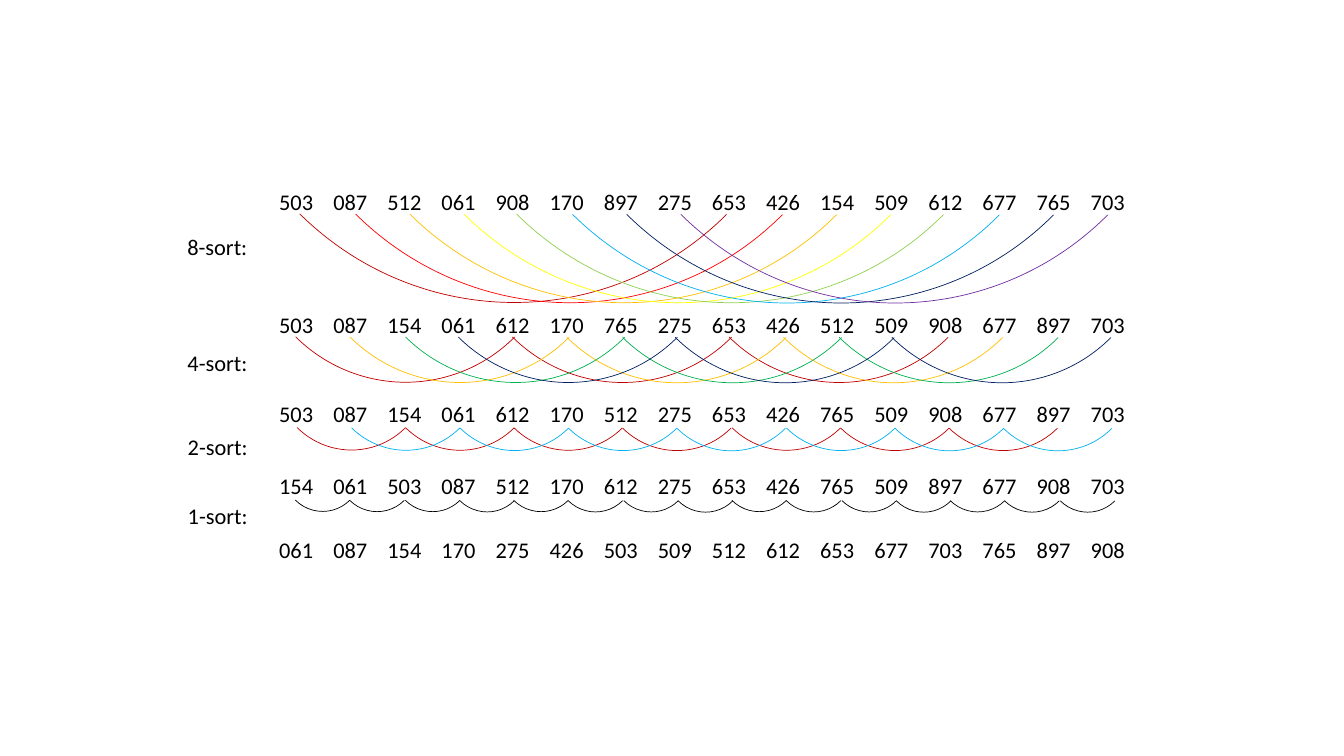
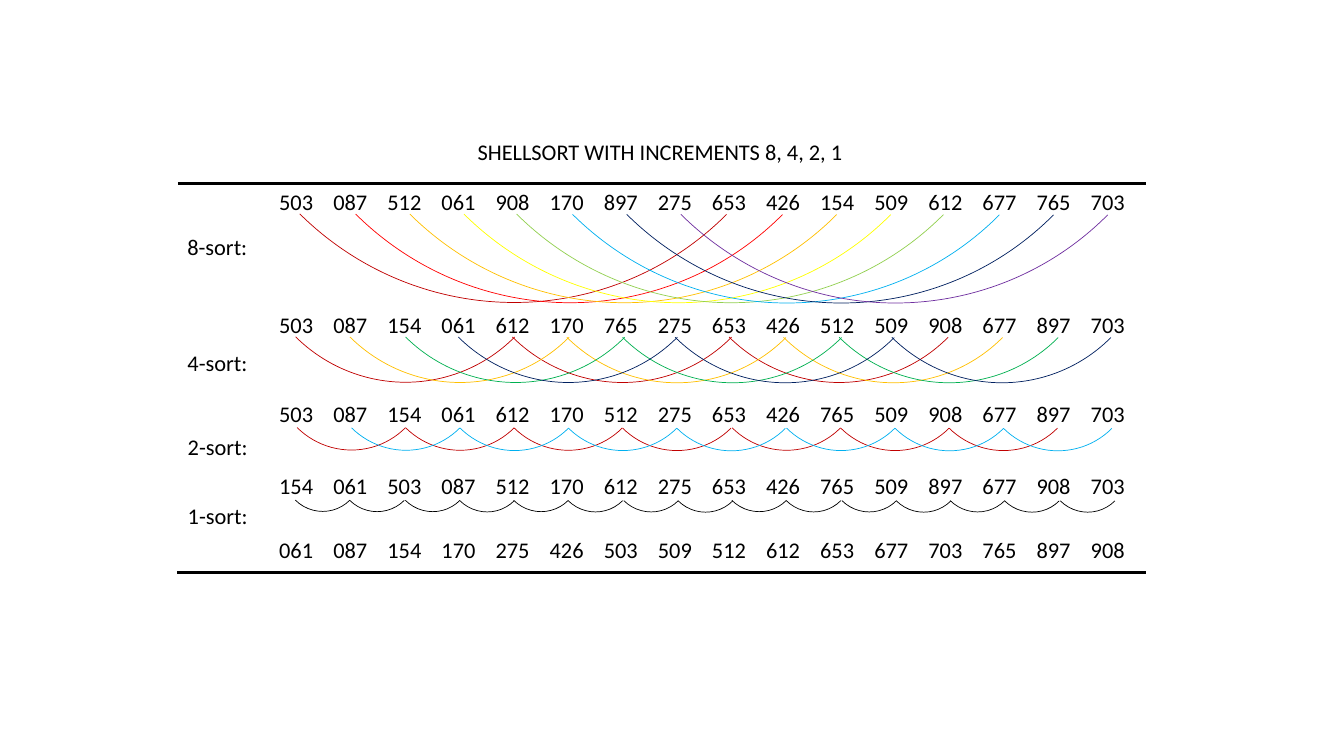
Before and after one commit to heray1990/AlgorithmVisualization, a slide deck: slide 1 of images/shell_sort.pptx. Drawn at 1344x756 pixels with LibreOffice and Linux fonts; fonts in the diff are those of the drawing. Boxes give left, top, right and bottom in pixels: in the first picture for what was removed or moved away, otherwise in the second. Text is boxed around its words. In the diff, an @@ line names an element or a change of style, - is before the commit and + after.

```diff
--- a/images/shell_sort.pptx
+++ b/images/shell_sort.pptx
@@ text added at (478,144,842,163), 16 pt, text #000000 @@
+SHELLSORT WITH INCREMENTS 8, 4, 2, 1
@@ line added from (178, 184) to (1146, 184), #000000 2.25 pt @@
@@ line added from (177, 573) to (1146, 573), #000000 2.25 pt @@
```
